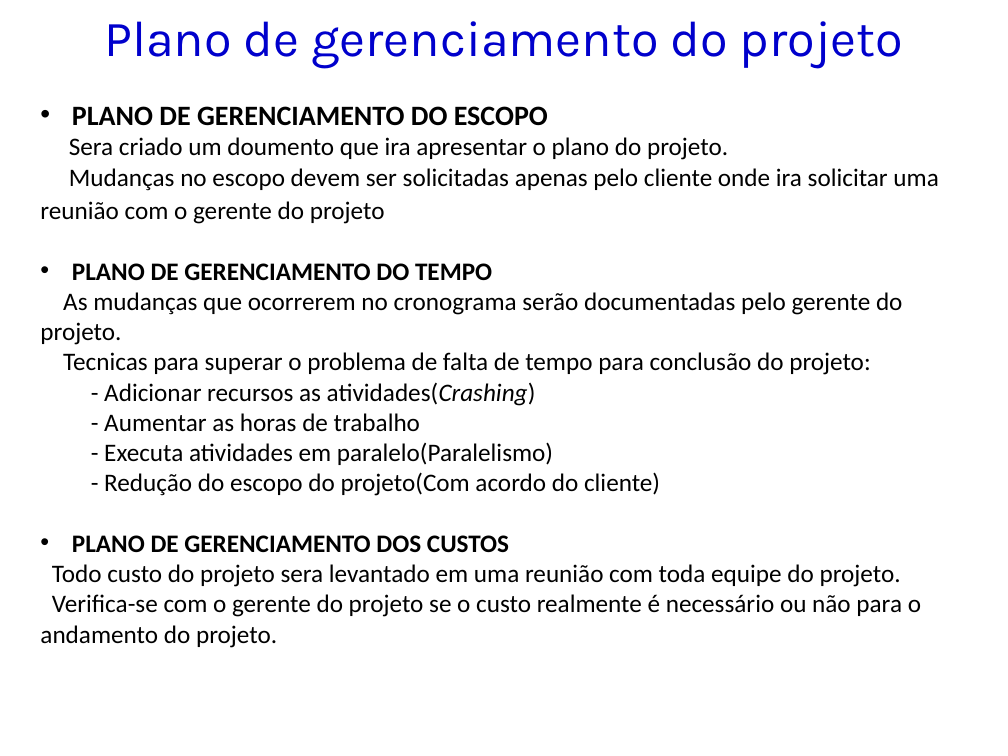
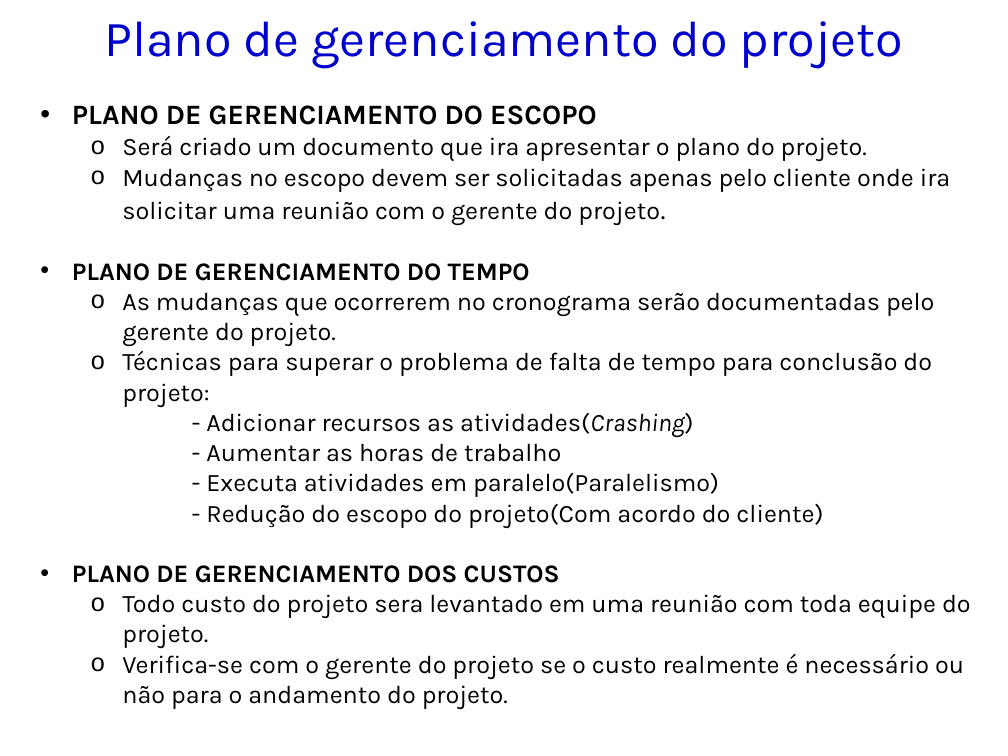
Before and after one commit to kokmz/TCCHUE, a slide deck: slide 23 of Arquivos do Anselmo preencidos - Semestre passado/GPS_2014_Modelo de Apresentação_PI.pptx (slide 14 before the commit). Drawn at 1008x756 pixels with LibreOffice and Linux fonts; fonts in the diff are those of the drawing; background and template pictures are left out. Boxes give left, top, right and bottom in pixels: in the first picture for what was removed or moved away, otherwise in the second. Text is boxed around its words. In the diff, an @@ line names an element or a change of style, - is before the commit and + after.

```diff
--- a/Arquivos do Anselmo preencidos - Semestre passado/GPS_2014_Modelo de Apresentação_PI.pptx
+++ b/Arquivos do Anselmo preencidos - Semestre passado/GPS_2014_Modelo de Apresentação_PI.pptx
@@ text at (x1=72, y1=105, x2=971, y2=709): font Calibri to Karla in "PLANO DE GERENCIAMENTO DO ESCOPO", "PLANO DE GERENCIAMENTO DO TEMPO", "As mudanças que ocorrerem no cronograma serão ...", "- Adicionar recursos as atividades(Crashing)" and 6 more places; bullet none to o; list level 2 to 3 in "As mudanças que ocorrerem no ..."; list level 2 to 3 in "Todo custo do projeto sera ..."; list level 2 to 3 in "Verifica-se com o gerente do ..." @@
@@ text at (x1=122, y1=136, x2=950, y2=225): text changed; font Calibri to Karla @@
-  Sera criado um doumento que ira apresentar o plano do projeto.
-  Mudanças no escopo devem ser solicitadas apenas pelo cliente onde ira solicitar uma reunião com o gerente do projeto
+    o Será criado um documento que ira apresentar o plano do projeto.
+    o Mudanças no escopo devem ser solicitadas apenas pelo cliente onde ira solicitar uma reunião com o gerente do projeto.
@@ text at (x1=122, y1=351, x2=932, y2=407): text changed; font Calibri to Karla @@
-  Tecnicas para superar o problema de falta de tempo para conclusão do projeto:
+    o Técnicas para superar o problema de falta de tempo para conclusão do projeto:
```
Also in this commit, not shown: 12 other slides changed, 12 slides added.
